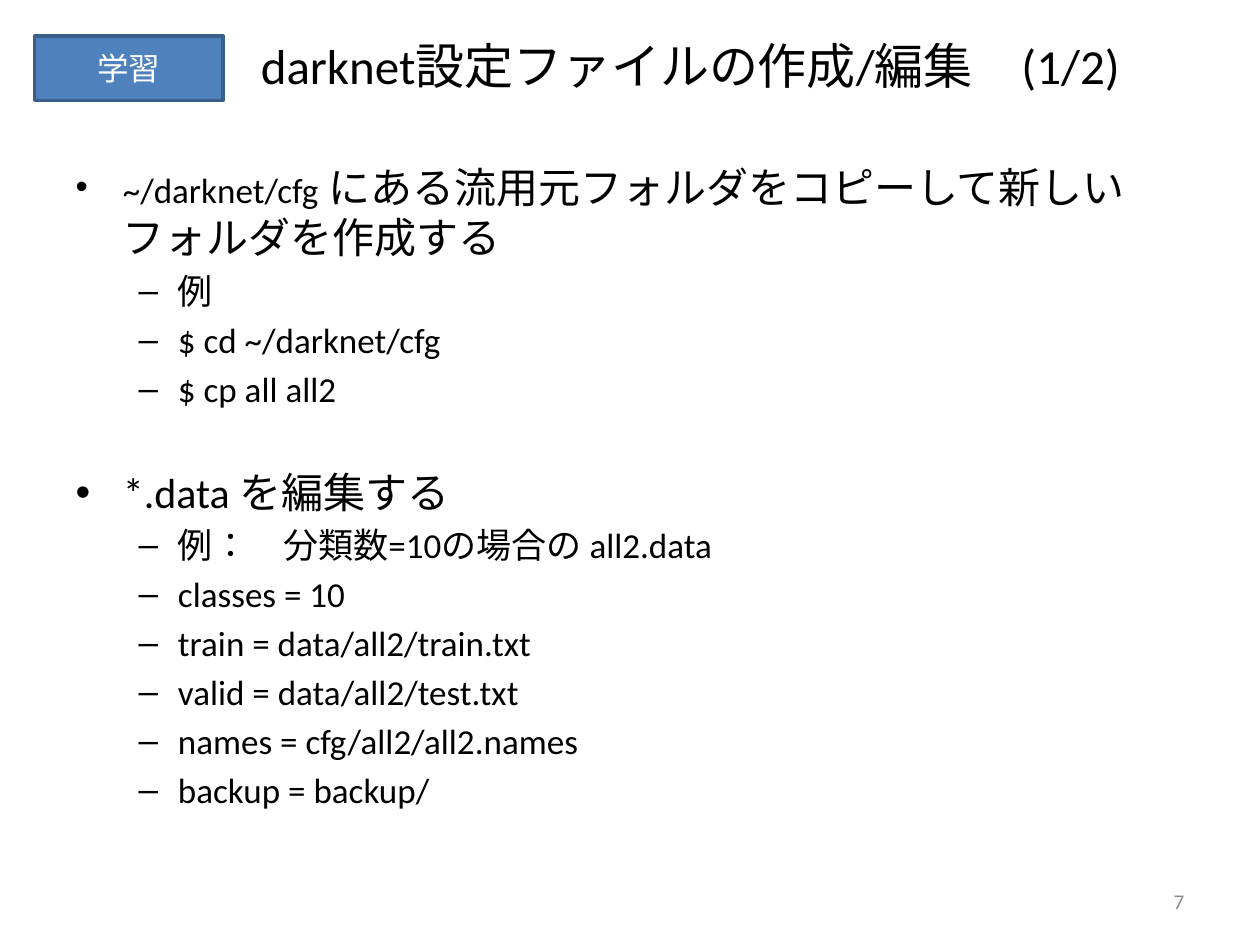
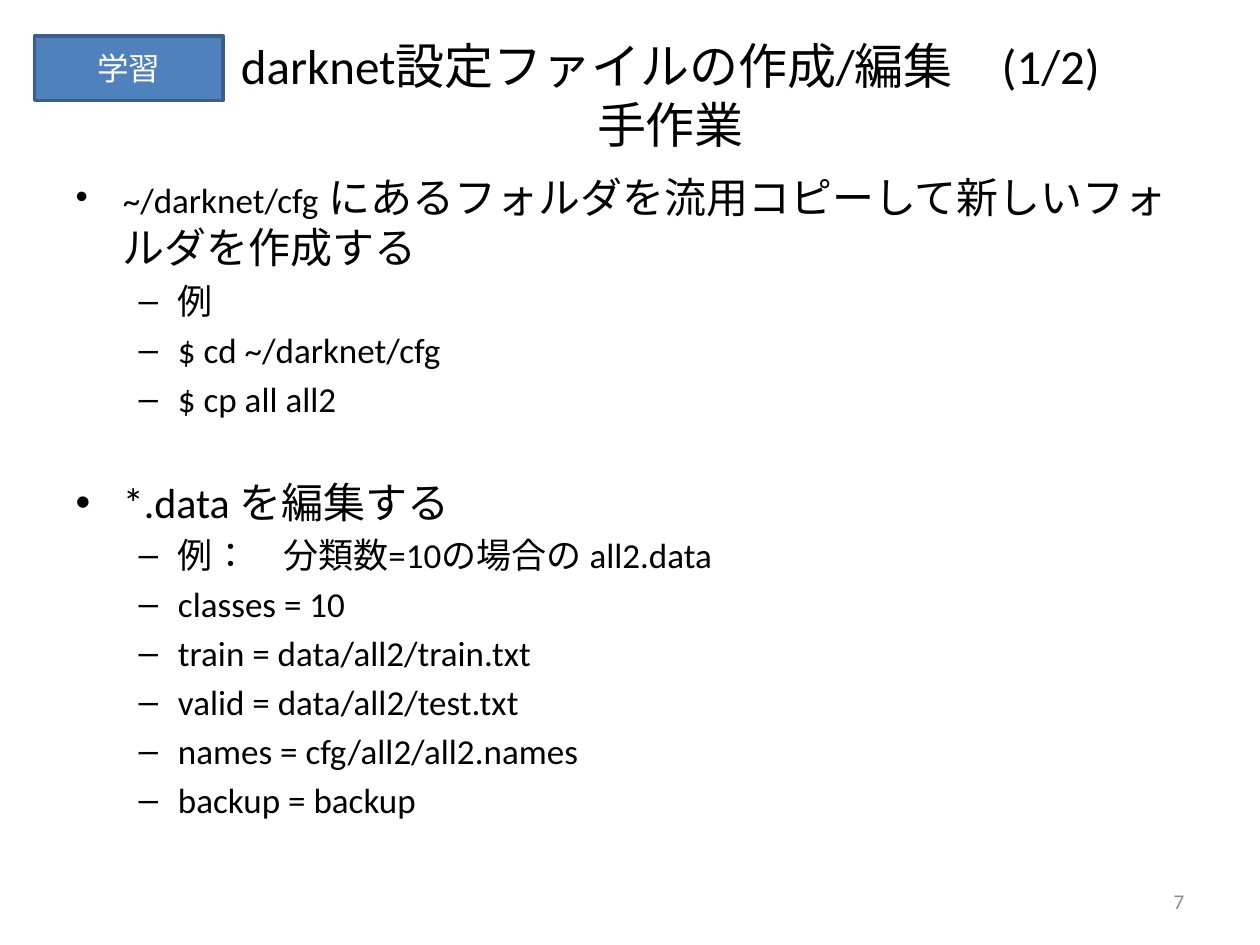
Before and after one commit to keides2/android-yolo-v2, a slide deck: slide 7 of docs/[PPTX] ごみ分別人工知能スマホアプリ作成手順.pptx. Drawn at 1260x945 pixels with LibreOffice and Linux fonts; fonts in the diff are those of the drawing. Boxes give left, top, right and bottom in pixels: in the first picture for what was removed or moved away, otherwise in the second. Text is boxed around its words. In the diff, an @@ line names an element or a change of style, - is before the commit and + after.

```diff
--- a/docs/[PPTX] ごみ分別人工知能スマホアプリ作成手順.pptx
+++ b/docs/[PPTX] ごみ分別人工知能スマホアプリ作成手順.pptx
@@ title at [241, 44, 1100, 147]: text changed @@
-darknet設定ファイルの作成/編集 (1/2)
+darknet設定ファイルの作成/編集 (1/2)
+手作業
@@ text "~/darknet/cfg にあるフォルダを流用コピーして新しいフォルダを作成する": place and size @@
-text "~/darknet/cfg にあるフォルダを流用コピーして新しいフォルダを作成する" at [123, 167, 1125, 809]
+text "~/darknet/cfg にあるフォルダを流用コピーして新しいフォルダを作成する" at [123, 177, 1167, 819]
@@ text at [123, 177, 1167, 267]: text changed @@
-• ~/darknet/cfg にある流用元フォルダをコピーして新しいフォルダを作成する
+• ~/darknet/cfg にあるフォルダを流用コピーして新しいフォルダを作成する
@@ text at [178, 788, 416, 819]: text changed @@
-  – backup = backup/
+  – backup = backup
```
Also in this commit, not shown: 18 other slides changed, 2 other files.
